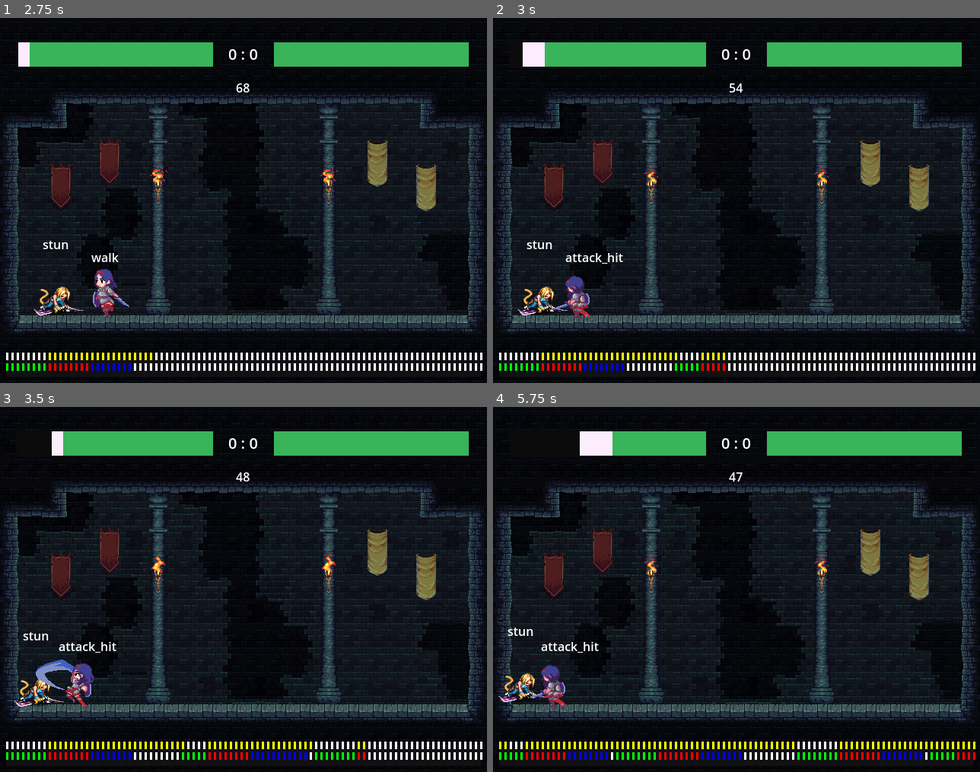
Above: before the commit, frames 1-4 (two rows, left to right).
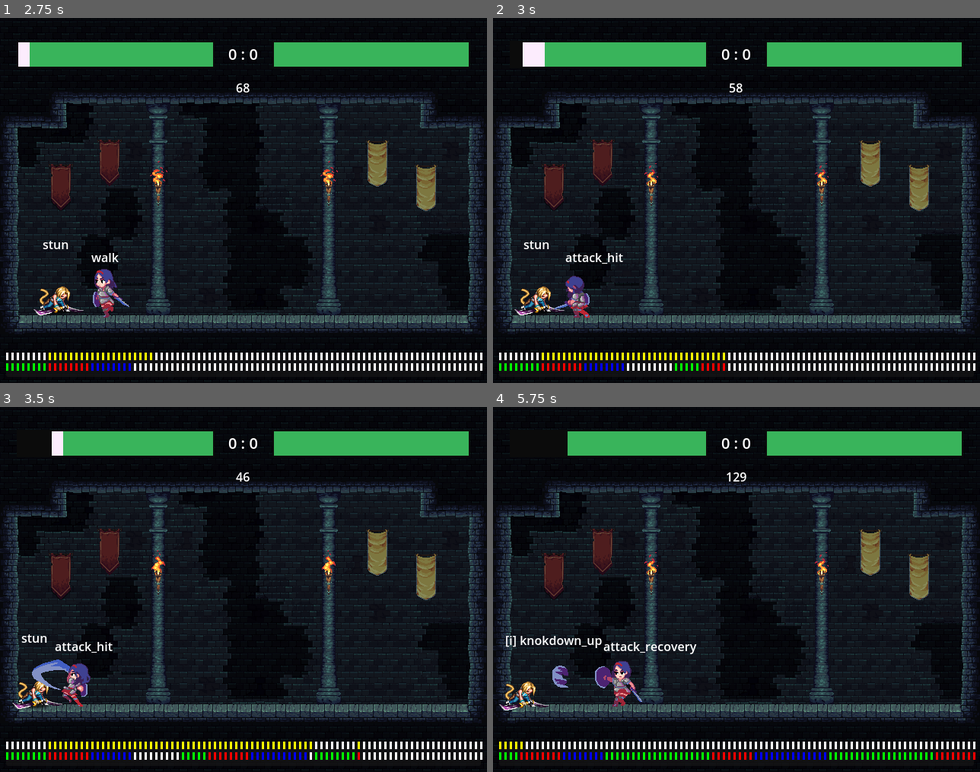
Above: after the commit, the same moments.

Repository: IzalithSky/fighting_game_template
Game: Godot game, scene res://scenes/ui/player_selection.tscn
Two runs of this game, one before a commit and one after it. Both use one fixed random seed, a clock stepped at 60 frames per second and the inputs below.
Inputs (mouse positions are in pixels of both pictures, inside the frame that each line leads up to):
- Up to frame 1 (2.75 s): click "Fight" at 0.5 s; tap Enter (ui_accept) at 1.25, 1.52, 2.27 s; move the mouse to (350, 182) at 1.27 s; click (350, 182) at 1.42 s; move the mouse to (146, 218) at 2.02 s; click (146, 218) at 2.17 s
- Up to frame 2 (3 s): move the mouse to (785, 120) at 2.77 s; click (785, 120) at 2.92 s
- Up to frame 3 (3.5 s): no input
- Up to frame 4 (5.75 s): move the mouse to (712, 662) at 3.52 s; click (712, 662) at 3.67 s; tap Enter (ui_accept) at 3.77, 4.52, 5.27 s; move the mouse to (882, 644) at 4.27 s; click (882, 644) at 4.42 s; move the mouse to (590, 534) at 5.02 s; click (590, 534) at 5.17 s

Frame 1 is identical in both runs. In frame 2, 0.5% of the frame differs, in the area x 4-52%, y 17-94%; in frame 3, 1.3%; in frame 4, 4.2%, in the area x 1-100%, y 6-97%.

Commit message:
knokdown mechanics extension

Diff:
--- a/scenes/characters/bot_character_state_machine.tscn
+++ b/scenes/characters/bot_character_state_machine.tscn
@@ -10,7 +10,9 @@
 [ext_resource type="Script" path="res://scripts/character/character_state_attack_startup.gd" id="8_3v6wl"]
 [ext_resource type="Script" path="res://scripts/character/character_state_attack_hit.gd" id="9_kfupv"]
 [ext_resource type="Script" path="res://scripts/character/character_state_attack_recovery.gd" id="10_5vbv8"]
-[ext_resource type="Script" path="res://scripts/character/character_state_knokdown.gd" id="11_ia35h"]
+[ext_resource type="Script" path="res://scripts/character/character_state_knokdown_down.gd" id="11_ia35h"]
+[ext_resource type="Script" path="res://scripts/character/character_state_knokdown_fall.gd" id="11_u8yhm"]
+[ext_resource type="Script" path="res://scripts/character/character_state_knokdown_up.gd" id="13_3ne08"]
 
 [node name="CharacterStateMachine" type="Node" node_paths=PackedStringArray("starting_state")]
 script = ExtResource("1_wuvxo")
@@ -43,5 +45,11 @@
 [node name="AttackRecovery" type="Node" parent="."]
 script = ExtResource("10_5vbv8")
 
-[node name="Knokdown" type="Node" parent="."]
+[node name="KnokdownFall" type="Node" parent="."]
+script = ExtResource("11_u8yhm")
+
+[node name="KnokdownDown" type="Node" parent="."]
 script = ExtResource("11_ia35h")
+
+[node name="KnokdownUp" type="Node" parent="."]
+script = ExtResource("13_3ne08")
--- a/scenes/characters/knight.tscn
+++ b/scenes/characters/knight.tscn
@@ -174,6 +174,54 @@
 atlas = ExtResource("8_g4pop")
 region = Rect2(500, 0, 100, 64)
 
+[sub_resource type="AtlasTexture" id="AtlasTexture_8x743"]
+atlas = ExtResource("8_g4pop")
+region = Rect2(0, 0, 100, 64)
+
+[sub_resource type="AtlasTexture" id="AtlasTexture_qdr1f"]
+atlas = ExtResource("8_g4pop")
+region = Rect2(100, 0, 100, 64)
+
+[sub_resource type="AtlasTexture" id="AtlasTexture_yb5te"]
+atlas = ExtResource("8_g4pop")
+region = Rect2(200, 0, 100, 64)
+
+[sub_resource type="AtlasTexture" id="AtlasTexture_o8rm8"]
+atlas = ExtResource("8_g4pop")
+region = Rect2(300, 0, 100, 64)
+
+[sub_resource type="AtlasTexture" id="AtlasTexture_icw61"]
+atlas = ExtResource("8_g4pop")
+region = Rect2(400, 0, 100, 64)
+
+[sub_resource type="AtlasTexture" id="AtlasTexture_37d7f"]
+atlas = ExtResource("8_g4pop")
+region = Rect2(500, 0, 100, 64)
+
+[sub_resource type="AtlasTexture" id="AtlasTexture_s0twq"]
+atlas = ExtResource("8_g4pop")
+region = Rect2(500, 0, 100, 64)
+
+[sub_resource type="AtlasTexture" id="AtlasTexture_ee85u"]
+atlas = ExtResource("8_g4pop")
+region = Rect2(400, 0, 100, 64)
+
+[sub_resource type="AtlasTexture" id="AtlasTexture_wrh7t"]
+atlas = ExtResource("8_g4pop")
+region = Rect2(300, 0, 100, 64)
+
+[sub_resource type="AtlasTexture" id="AtlasTexture_21kan"]
+atlas = ExtResource("8_g4pop")
+region = Rect2(200, 0, 100, 64)
+
+[sub_resource type="AtlasTexture" id="AtlasTexture_nddhw"]
+atlas = ExtResource("8_g4pop")
+region = Rect2(100, 0, 100, 64)
+
+[sub_resource type="AtlasTexture" id="AtlasTexture_7osrr"]
+atlas = ExtResource("8_g4pop")
+region = Rect2(0, 0, 100, 64)
+
 [sub_resource type="AtlasTexture" id="AtlasTexture_0ck4g"]
 atlas = ExtResource("7_0bih1")
 region = Rect2(0, 0, 100, 64)
@@ -379,8 +427,54 @@
 "texture": SubResource("AtlasTexture_ed5cx")
 }],
 "loop": true,
-"name": &"knokdown",
+"name": &"knokdown_down",
 "speed": 5.0
+}, {
+"frames": [{
+"duration": 1.0,
+"texture": SubResource("AtlasTexture_8x743")
+}, {
+"duration": 1.0,
+"texture": SubResource("AtlasTexture_qdr1f")
+}, {
+"duration": 1.0,
+"texture": SubResource("AtlasTexture_yb5te")
+}, {
+"duration": 1.0,
+"texture": SubResource("AtlasTexture_o8rm8")
+}, {
+"duration": 1.0,
+"texture": SubResource("AtlasTexture_icw61")
+}, {
+"duration": 1.0,
+"texture": SubResource("AtlasTexture_37d7f")
+}],
+"loop": false,
+"name": &"knokdown_fall",
+"speed": 10.0
+}, {
+"frames": [{
+"duration": 1.0,
+"texture": SubResource("AtlasTexture_s0twq")
+}, {
+"duration": 1.0,
+"texture": SubResource("AtlasTexture_ee85u")
+}, {
+"duration": 1.0,
+"texture": SubResource("AtlasTexture_wrh7t")
+}, {
+"duration": 1.0,
+"texture": SubResource("AtlasTexture_21kan")
+}, {
+"duration": 1.0,
+"texture": SubResource("AtlasTexture_nddhw")
+}, {
+"duration": 1.0,
+"texture": SubResource("AtlasTexture_7osrr")
+}],
+"loop": false,
+"name": &"knokdown_up",
+"speed": 10.0
 }, {
 "frames": [{
 "duration": 1.0,
@@ -436,6 +530,8 @@
 
 [node name="Character" type="CharacterBody2D"]
 script = ExtResource("1_6l4u0")
+knokdown_fall_duration = 0.6
+knokdown_down_duration = 0.8
 
 [node name="collider" type="CollisionPolygon2D" parent="."]
 position = Vector2(0, -17)
@@ -445,9 +541,10 @@
 [node name="Animations" type="AnimatedSprite2D" parent="."]
 position = Vector2(0, -40)
 sprite_frames = SubResource("SpriteFrames_jhcdv")
-animation = &"knokdown"
+animation = &"knokdown_up"
 autoplay = "idle"
-frame_progress = 0.719314
+frame = 5
+frame_progress = 1.0
 
 [node name="hurtbox" type="Area2D" parent="."]
 collision_layer = 2
@@ -484,7 +581,7 @@
 collision_mask = 2
 script = ExtResource("19_kgyee")
 damage = 6
-stun_hit_duration = 0.4
+stun_hit_duration = 0.5
 stun_block_duration = 0.1
 pushback = Vector2(80, 200)
 animation_name = "attack1"
--- a/scenes/characters/player_character_state_machine.tscn
+++ b/scenes/characters/player_character_state_machine.tscn
@@ -9,7 +9,9 @@
 [ext_resource type="Script" path="res://scripts/character/character_state_attack_startup.gd" id="7_fuhfr"]
 [ext_resource type="Script" path="res://scripts/character/character_state_attack_hit.gd" id="8_sm20s"]
 [ext_resource type="Script" path="res://scripts/character/character_state_attack_recovery.gd" id="9_3ec82"]
-[ext_resource type="Script" path="res://scripts/character/character_state_knokdown.gd" id="10_je8ui"]
+[ext_resource type="Script" path="res://scripts/character/character_state_knokdown_down.gd" id="10_je8ui"]
+[ext_resource type="Script" path="res://scripts/character/character_state_knokdown_fall.gd" id="10_vu72l"]
+[ext_resource type="Script" path="res://scripts/character/character_state_knokdown_up.gd" id="12_gltlk"]
 
 [node name="CharacterStateMachine" type="Node" node_paths=PackedStringArray("starting_state")]
 script = ExtResource("1_vd7e4")
@@ -39,5 +41,11 @@
 [node name="AttackRecovery" type="Node" parent="."]
 script = ExtResource("9_3ec82")
 
-[node name="Knokdown" type="Node" parent="."]
+[node name="KnokdownFall" type="Node" parent="."]
+script = ExtResource("10_vu72l")
+
+[node name="KnokdownDown" type="Node" parent="."]
 script = ExtResource("10_je8ui")
+
+[node name="KnokdownUp" type="Node" parent="."]
+script = ExtResource("12_gltlk")
--- a/scenes/characters/zidane.tscn
+++ b/scenes/characters/zidane.tscn
@@ -223,9 +223,21 @@
 atlas = ExtResource("3_wseqo")
 region = Rect2(800, 160, 160, 160)
 
-[sub_resource type="AtlasTexture" id="AtlasTexture_trkqs"]
-atlas = ExtResource("5_cgt00")
-region = Rect2(320, 2400, 160, 160)
+[sub_resource type="AtlasTexture" id="AtlasTexture_io3nv"]
+atlas = ExtResource("5_cgt00")
+region = Rect2(640, 2400, 160, 160)
+
+[sub_resource type="AtlasTexture" id="AtlasTexture_xyb3o"]
+atlas = ExtResource("5_cgt00")
+region = Rect2(800, 2400, 160, 160)
+
+[sub_resource type="AtlasTexture" id="AtlasTexture_0kcim"]
+atlas = ExtResource("5_cgt00")
+region = Rect2(960, 2400, 160, 160)
+
+[sub_resource type="AtlasTexture" id="AtlasTexture_dyvmh"]
+atlas = ExtResource("5_cgt00")
+region = Rect2(1120, 2400, 160, 160)
 
 [sub_resource type="AtlasTexture" id="AtlasTexture_f84u0"]
 atlas = ExtResource("5_cgt00")
@@ -443,11 +455,39 @@
 }, {
 "frames": [{
 "duration": 1.0,
-"texture": SubResource("AtlasTexture_trkqs")
+"texture": SubResource("AtlasTexture_io3nv")
 }],
 "loop": true,
-"name": &"knokdown",
+"name": &"knokdown_down",
 "speed": 5.0
+}, {
+"frames": [{
+"duration": 1.0,
+"texture": ExtResource("7_66xt5")
+}, {
+"duration": 1.0,
+"texture": SubResource("AtlasTexture_io3nv")
+}],
+"loop": false,
+"name": &"knokdown_fall",
+"speed": 5.0
+}, {
+"frames": [{
+"duration": 1.0,
+"texture": SubResource("AtlasTexture_io3nv")
+}, {
+"duration": 1.0,
+"texture": SubResource("AtlasTexture_xyb3o")
+}, {
+"duration": 1.0,
+"texture": SubResource("AtlasTexture_0kcim")
+}, {
+"duration": 1.0,
+"texture": SubResource("AtlasTexture_dyvmh")
+}],
+"loop": false,
+"name": &"knokdown_up",
+"speed": 10.0
 }, {
 "frames": [{
 "duration": 1.0,
@@ -485,6 +525,8 @@
 
 [node name="Character" type="CharacterBody2D"]
 script = ExtResource("1_yecoy")
+knokdown_fall_duration = 0.2
+knokdown_down_duration = 1.4
 
 [node name="collider" type="CollisionPolygon2D" parent="."]
 position = Vector2(5.68434e-14, -9)
@@ -494,7 +536,7 @@
 [node name="Animations" type="AnimatedSprite2D" parent="."]
 position = Vector2(0, -40)
 sprite_frames = SubResource("SpriteFrames_jhcdv")
-animation = &"knokdown"
+animation = &"knokdown_down"
 autoplay = "idle"
 
 [node name="hurtbox" type="Area2D" parent="."]
@@ -553,7 +595,7 @@
 collision_mask = 2
 script = ExtResource("14_2csiw")
 damage = 5
-stun_hit_duration = 0.4
+stun_hit_duration = 0.5
 stun_block_duration = 0.1
 pushback = Vector2(80, 200)
 animation_name = "attack2"
--- a/scripts/attack/attack.gd
+++ b/scripts/attack/attack.gd
@@ -69,7 +69,7 @@
 
 func on_area_entered(area: Area2D) -> void:
 	if area == character.opponent.hurtbox:
-		if character.opponent.fsm.is_state("knokdown"):
+		if character.opponent.is_invincible:
 			return
 
 		if not character.opponent.is_blocking():
--- a/scripts/attack/projectile.gd
+++ b/scripts/attack/projectile.gd
@@ -50,6 +50,9 @@
 
 func on_area_entered(area: Area2D) -> void:
 	if area == character.opponent.hurtbox:
+		if character.opponent.is_invincible:
+			return
+
 		if not character.opponent.is_blocking():
 			sound_hit.play()
 
--- a/scripts/bot/bot_character_state_idle.gd
+++ b/scripts/bot/bot_character_state_idle.gd
@@ -28,10 +28,10 @@
 		if character.opponent.fsm.is_state("attack_startup") or character.opponent.fsm.is_state("attack_hit"):
 			return state_block
 
-		if character.opponent.fsm.is_state("block") and character.is_on_floor():
+		if (character.opponent.fsm.is_state("block") or character.opponent.is_invincible) and character.is_on_floor():
 			return state_walk
 
-		if params.rng() < 0.95:
+		if params.rng() < 0.95 and not character.opponent.is_invincible:
 			if randf() < 0.5:
 				state_attack_startup.current_attack = character.attacks["attack1"]
 			else:
--- a/scripts/bot/bot_character_state_jump.gd
+++ b/scripts/bot/bot_character_state_jump.gd
@@ -42,7 +42,7 @@
 func process_physics(delta: float) -> State:
 	super(delta)
 	if params.is_in_attack_distance():
-		if randf() < 0.5:
+		if randf() < 0.5 and not character.opponent.is_invincible:
 			state_attack_startup.current_attack = character.attacks["attack1"]
 		else:
 			state_attack_startup.current_attack = character.attacks["attack2"]
--- a/scripts/bot/bot_character_state_walk.gd
+++ b/scripts/bot/bot_character_state_walk.gd
@@ -25,21 +25,22 @@
 		state_attack_startup.current_attack = character.attacks["attack_ranged"]
 		return state_attack_startup
 
-	if character.opponent.fsm.is_state("block"):
+	if character.opponent.fsm.is_state("block") or character.opponent.is_invincible:
 		if not params.is_in_ranged_distance():
 			var r = params.rng()
-			if r < 0.8:
-				do_move(-get_dir_towards_opponent())
-				return null
-			elif r < 0.9:
-				state_attack_startup.current_attack = character.attacks["attack_ranged"]
-				return state_attack_startup
-			else:
+			if r < 0.1 and not character.opponent.is_invincible:
 				if randf() < 0.5:
 					state_attack_startup.current_attack = character.attacks["attack1"]
 				else:
 					state_attack_startup.current_attack = character.attacks["attack2"]
 				return state_attack_startup
+			elif r < 0.2:
+				state_attack_startup.current_attack = character.attacks["attack_ranged"]
+				return state_attack_startup
+			else:
+				do_move(-get_dir_towards_opponent())
+				return null
+
 		else:
 			state_attack_startup.current_attack = character.attacks["attack_ranged"]
 			return state_attack_startup
@@ -47,7 +48,7 @@
 	if params.is_in_attack_distance():
 		if character.opponent.fsm.is_state("attack_startup") or character.opponent.fsm.is_state("attack_hit"):
 			return state_block
-		if params.rng() < 0.75:
+		if params.rng() < 0.75 and not character.opponent.is_invincible:
 			if randf() < 0.5:
 				state_attack_startup.current_attack = character.attacks["attack1"]
 			else:
--- a/scripts/character/character.gd
+++ b/scripts/character/character.gd
@@ -6,7 +6,10 @@
 @export var max_hp: int = 100
 @export var move_speed: float = 275
 @export var jump_velocity: float = 400.0
+@export var knokdown_fall_duration = 0.4
+@export var knokdown_down_duration = 0.4
 @export var knokdown_duration = 2
+@export var active_invincibility_duration = 0.4
 @export var stun_to_knowkdown_duration: float = 1
 @export var input_prefix: String = "p1_"  # To switch between p1_ and p2_
 @export var opponent: Character
@@ -21,6 +24,8 @@
 var attacks: Dictionary = {}
 var is_opponent_right: bool = true
 var is_invincible: bool = false
+var knokdown_timer: float = 0
+var active_invincibility_timer: float = 0
 
 @onready var anim: AnimatedSprite2D = $Animations
 @onready var sound_block = $sound/block
@@ -35,7 +40,8 @@
 
 func _physics_process(delta: float) -> void:
 	fsm.process_physics(delta)
-	state_label.text = fsm.state()
+	manage_active_invincibility(delta)
+	state_label.text = fsm.state() if not is_invincible else "[i] " + fsm.state()
 
 
 func _input(event: InputEvent) -> void:
@@ -103,6 +109,24 @@
 		attack.scale.x = direction
 
 
+func start_active_invicibility():
+	active_invincibility_timer = active_invincibility_duration
+
+
+func manage_active_invincibility(delta: float):
+	if fsm.is_state("knokdown_fall"):
+		return
+	if fsm.is_state("knokdown_down"):
+		return
+	if fsm.is_state("knokdown_up"):
+		return
+
+	if active_invincibility_timer <= 0:
+		is_invincible = false
+	else:
+		active_invincibility_timer -= delta
+
+
 func reset(new_position: Vector2) -> void:
 	current_hp = max_hp
 	position = new_position
--- a/scripts/character/character_state.gd
+++ b/scripts/character/character_state.gd
@@ -7,7 +7,9 @@
 @onready var fsm: CharacterStateMachine = get_parent() as CharacterStateMachine
 @onready var state_idle: CharacterStateIdle = get_parent().get_node("Idle") as CharacterStateIdle
 @onready var state_stun: CharacterStateStun = get_parent().get_node("Stun") as CharacterStateStun
-@onready var state_knokdown: CharacterStateKnokdown = get_parent().get_node("Knokdown") as CharacterStateKnokdown
+@onready var state_knokdown_fall: CharacterStateKnokdownFall = get_parent().get_node("KnokdownFall") as CharacterStateKnokdownFall
+@onready var state_knokdown_down: CharacterStateKnokdownDown = get_parent().get_node("KnokdownDown") as CharacterStateKnokdownDown
+@onready var state_knokdown_up: CharacterStateKnokdownUp = get_parent().get_node("KnokdownUp") as CharacterStateKnokdownUp
 @onready var state_attack_startup: CharacterStateAttackStartup = get_parent().get_node("AttackStartup") as CharacterStateAttackStartup
 @onready var state_attack_hit: CharacterStateAttackHit = get_parent().get_node("AttackHit") as CharacterStateAttackHit
 @onready var state_attack_recovery: CharacterStateAttackRecovery = get_parent().get_node("AttackRecovery") as CharacterStateAttackRecovery
--- a/scripts/character/character_state_knokdown.gd
+++ /dev/null
@@ -1,36 +0,0 @@
-# character_state_knokdown.gd
-class_name CharacterStateKnokdown
-extends CharacterState
-
-
-var knokdown_timer: float = 0
-
-
-func _ready() -> void:
-	state_name = "knokdown"
-
-
-func enter() -> void:
-	super()
-	character.anim.play("knokdown")
-	character.is_invincible = true
-	knokdown_timer = character.knokdown_duration
-	character.velocity.x = 0
-	character.velocity.y = 0
-
-
-func exit() -> void:
-	super()
-	character.is_invincible = false
-	knokdown_timer = 0
-
-
-func process_physics(delta: float) -> State:
-	super(delta)
-
-	if knokdown_timer <= 0:
-		knokdown_timer = 0
-		return state_idle
-	else:
-		knokdown_timer -= delta
-		return null
--- /dev/null
+++ b/scripts/character/character_state_knokdown_down.gd
@@ -0,0 +1,35 @@
+# character_state_knokdown_down.gd
+class_name CharacterStateKnokdownDown
+extends CharacterState
+
+
+var timer: float = 0
+
+
+func _ready() -> void:
+	state_name = "knokdown_down"
+
+
+func enter() -> void:
+	super()
+	character.anim.play("knokdown_down")
+	timer = character.knokdown_down_duration
+	character.velocity.x = 0
+	character.velocity.y = 0
+
+
+func process_physics(delta: float) -> State:
+	super(delta)
+
+	if character.knokdown_timer <= 0:
+		character.knokdown_timer = 0
+		return state_idle
+	else:
+		character.knokdown_timer -= delta
+
+	if timer <= 0:
+		timer = 0
+		return state_knokdown_up
+	else:
+		timer -= delta
+		return null
--- /dev/null
+++ b/scripts/character/character_state_knokdown_fall.gd
@@ -0,0 +1,37 @@
+# character_state_knokdown_fall.gd
+class_name CharacterStateKnokdownFall
+extends CharacterState
+
+
+var timer: float = 0
+
+
+func _ready() -> void:
+	state_name = "knokdown_fall"
+
+
+func enter() -> void:
+	super()
+	character.anim.play("knokdown_fall")
+	character.is_invincible = true
+	character.knokdown_timer = character.knokdown_duration
+	timer = character.knokdown_fall_duration
+	character.velocity.x = 0
+	character.velocity.y = 0
+
+
+func process_physics(delta: float) -> State:
+	super(delta)
+
+	if character.knokdown_timer <= 0:
+		character.knokdown_timer = 0
+		return state_idle
+	else:
+		character.knokdown_timer -= delta
+
+	if timer <= 0:
+		timer = 0
+		return state_knokdown_down
+	else:
+		timer -= delta
+		return null
--- /dev/null
+++ b/scripts/character/character_state_knokdown_up.gd
@@ -0,0 +1,31 @@
+# character_state_knokdown_up.gd
+class_name CharacterStateKnokdownUp
+extends CharacterState
+
+
+func _ready() -> void:
+	state_name = "knokdown_up"
+
+
+func enter() -> void:
+	super()
+	character.anim.play("knokdown_up")
+	character.velocity.x = 0
+	character.velocity.y = 0
+
+
+func exit() -> void:
+	super()
+	character.knokdown_timer = 0
+	character.start_active_invicibility()
+
+
+func process_physics(delta: float) -> State:
+	super(delta)
+
+	if character.knokdown_timer <= 0:
+		character.knokdown_timer = 0
+		return state_idle
+	else:
+		character.knokdown_timer -= delta
+		return null
--- a/scripts/character/character_state_stun.gd
+++ b/scripts/character/character_state_stun.gd
@@ -31,7 +31,7 @@
 		character.frame_data_bar.update_bot_block_color(color)
 
 	if total_stun_duration >= character.stun_to_knowkdown_duration:
-		return state_knokdown
+		return state_knokdown_fall
 
 	if stun_timer <= 0:
 		stun_timer = 0
Not shown: 1 places in scenes/characters/bot_character_state_machine.tscn that only renumber resources
Not shown: 1 places in scenes/characters/knight.tscn that only renumber resources
Not shown: 1 places in scenes/characters/player_character_state_machine.tscn that only renumber resources
Not shown: 1 places in scenes/characters/zidane.tscn that only renumber resources
Binary file changed: sprites/characters/zidane/Zidane Final Spritesheet copy.png
